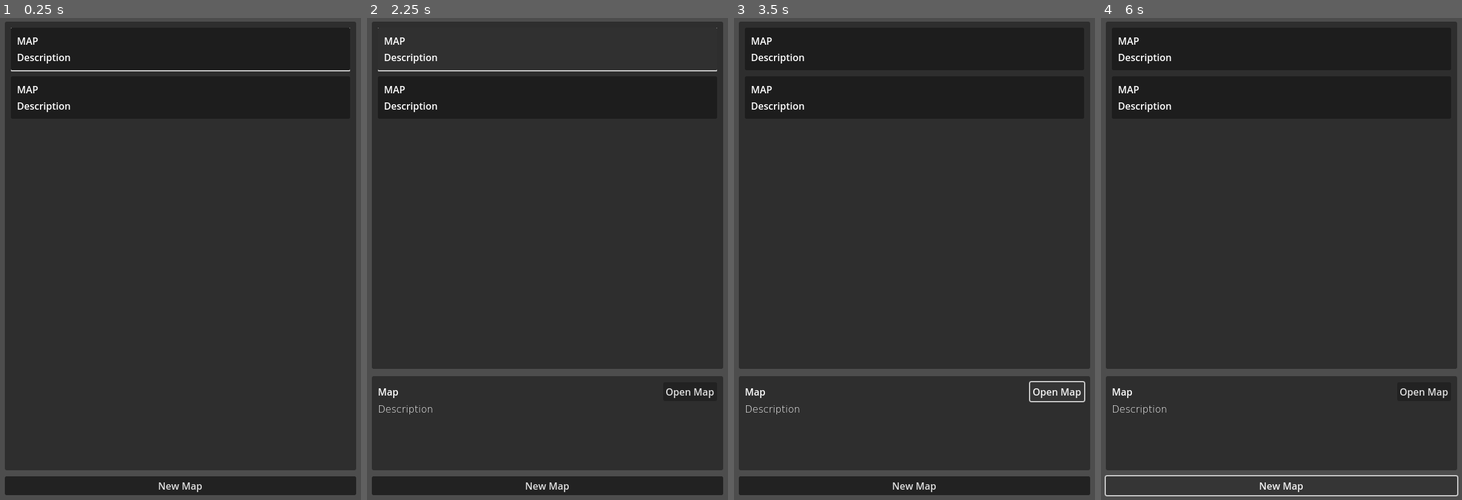
Above: before the commit, frames 1-4 (left to right).
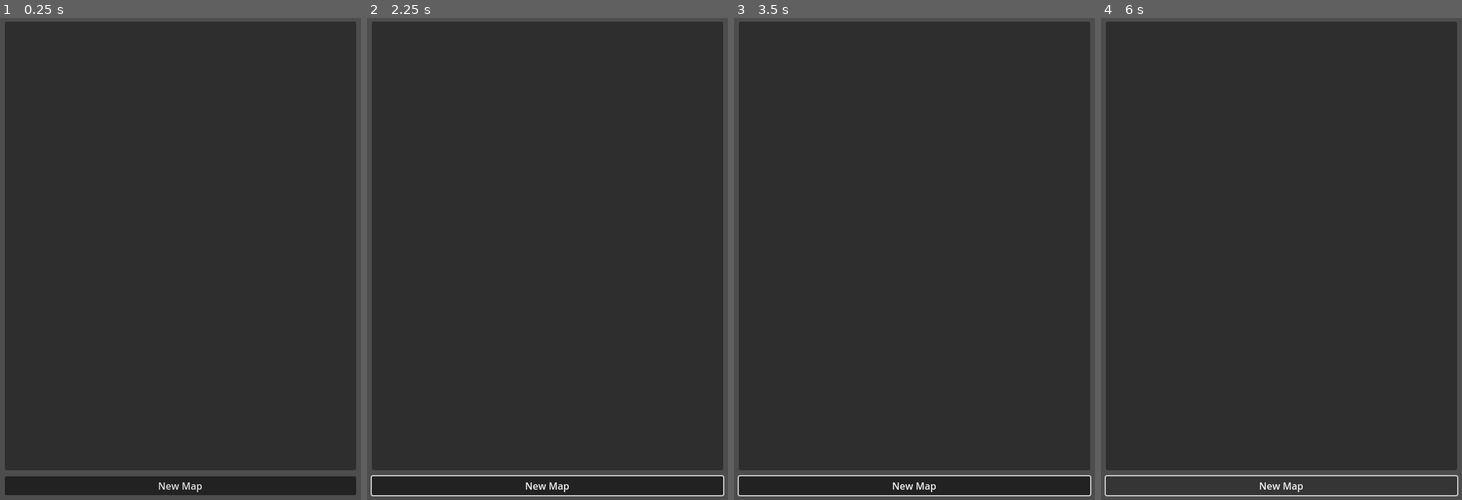
Above: after the commit, the same moments.

Repository: SashaMkrv/godot-4.2.1-text-adventure
Game: Godot game, scene res://NavigationOnly/Scenes/MapBrowser.tscn
The game is run twice, just before and just after one commit, with the same random seed, the same clock (stepped at 60 frames per second) and the same inputs. This scene is started directly instead of the project's main scene.
Inputs (mouse positions are in pixels of both pictures, inside the frame that each line leads up to):
- Up to frame 1 (0.25 s): no input
- Up to frame 2 (2.25 s): click "New Map" at 0.5 s; click "New Map" at 1.25 s; click (547, 46) at 2.02 s
- Up to frame 3 (3.5 s): click (1058, 393) at 2.75 s, where only the run before the commit has a clickable "Open Map"
- Up to frame 4 (6 s): click (1281, 46) at 3.52 s; click (1425, 393) at 4.25 s, where only the run before the commit has a clickable "Open Map"; click (1281, 46) at 5.02 s; click "New Map" at 5.75 s

The runs differ from the first frame. In frame 1, 0.6% of the frame differs, in the area x 3-97%, y 2-20%; in frame 2, 2.8%, in the area x 1-99%, y 2-100%; in frame 3, 2.6%; in frame 4, 2.0%.

Commit message:
remove empty test games from map browser

Diff:
--- a/NavigationOnly/Scripts/MapList/MapBrowser.gd
+++ b/NavigationOnly/Scripts/MapList/MapBrowser.gd
@@ -4,10 +4,12 @@
 signal opening_map(editorGame: EditorGame)
 
 @export
-var games: Array[EditorGame] = [
-	EditorGame.NewEmptyGame(),
-	EditorGame.NewEmptyGame()
-]
+var games: Array[EditorGame] = []:
+	set(value):
+		if games == value:
+			return
+		games = value
+		updateUi()
 
 @onready
 var mapInfoContainer: Control = %MapInfoContainer
